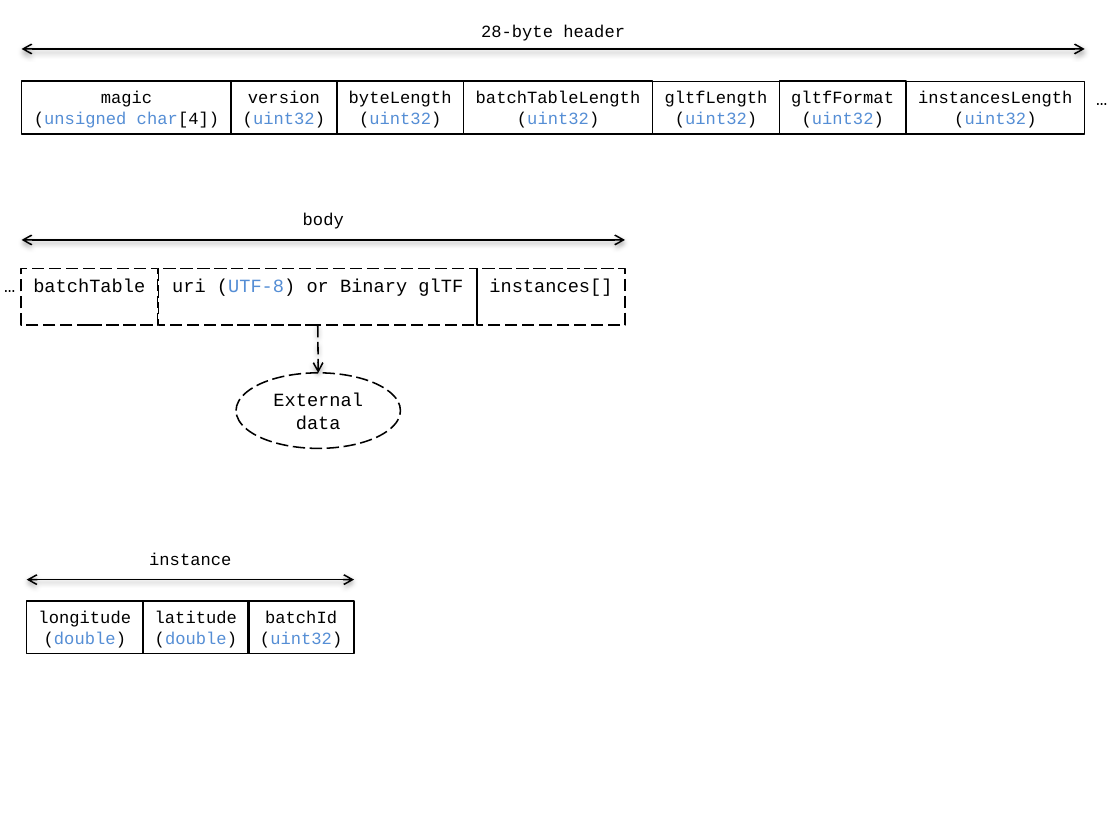
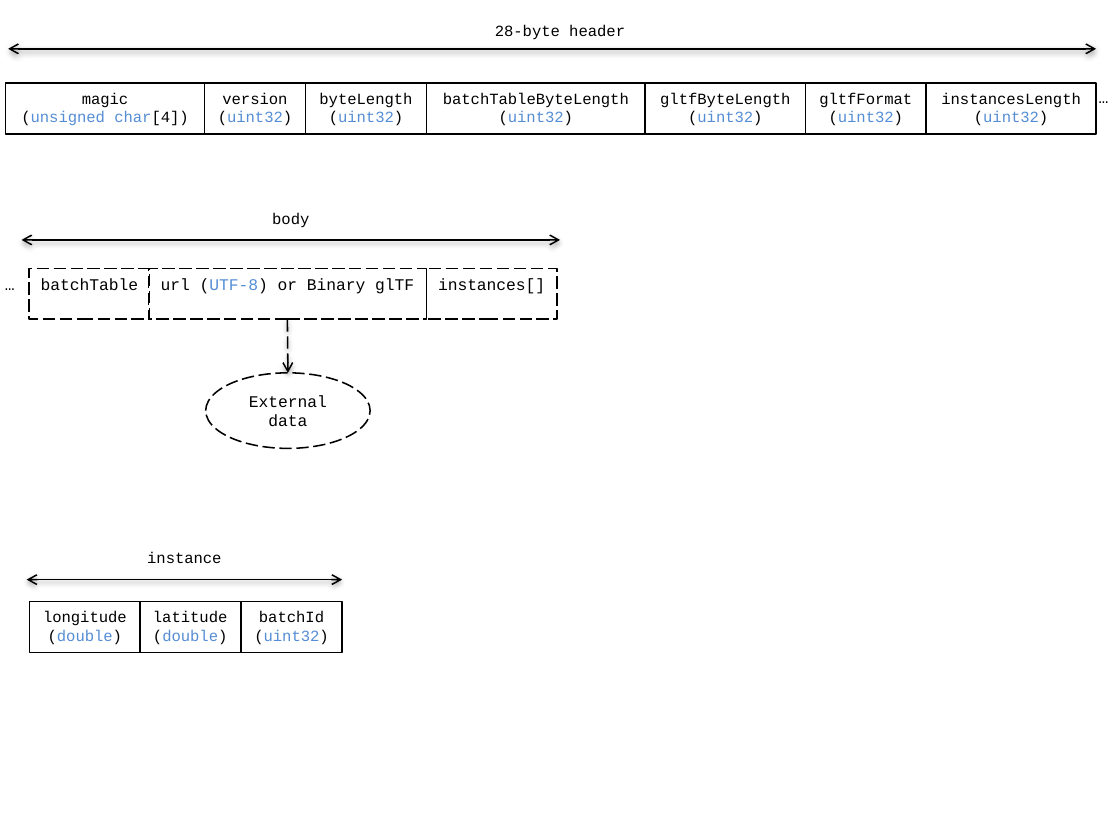
Before and after one commit to CesiumGS/3d-tiles, a slide deck: slide 1 of TileFormats/Instanced3DModel/figures/Figures.pptx. Drawn at 1120x840 pixels with LibreOffice and Linux fonts; fonts in the diff are those of the drawing. Boxes give left, top, right and bottom in pixels: in the first picture for what was removed or moved away, otherwise in the second. Text is boxed around its words. In the diff, an @@ line names an element or a change of style, - is before the commit and + after.

Commit message:
i3dm renames: url, gltfByteLength, gltfFormat, batchTableByteLength

```diff
--- a/TileFormats/Instanced3DModel/figures/Figures.pptx
+++ b/TileFormats/Instanced3DModel/figures/Figures.pptx
@@ text "28-byte header" moved from (x1=481, y1=24, x2=625, y2=41) to (x1=495, y1=24, x2=625, y2=40) @@
@@ double arrow moved from (21, 49) - (1085, 49) to (8, 49) - (1096, 49) @@
@@ rectangle "magic" resized from (x1=21, y1=81, x2=231, y2=133) to (x1=6, y1=83, x2=205, y2=133) @@
@@ rectangle "version" resized from (x1=231, y1=81, x2=337, y2=133) to (x1=205, y1=83, x2=306, y2=133) @@
@@ rectangle "byteLength" resized from (x1=337, y1=81, x2=464, y2=133) to (x1=306, y1=83, x2=427, y2=133) @@
@@ rectangle "batchTableByteLength" resized from (x1=464, y1=81, x2=653, y2=133) to (x1=427, y1=83, x2=646, y2=133) @@
@@ rectangle "gltfByteLength" resized from (x1=653, y1=82, x2=780, y2=134) to (x1=645, y1=83, x2=805, y2=133) @@
@@ rectangle "gltfFormat" resized from (x1=780, y1=82, x2=906, y2=134) to (x1=805, y1=83, x2=926, y2=133) @@
@@ rectangle "instancesLength" resized from (x1=906, y1=82, x2=1085, y2=134) to (x1=926, y1=83, x2=1096, y2=133) @@
@@ size 12 to 10.5 pt in 5 elements at (x1=206, y1=373, x2=371, y2=448), (x1=29, y1=269, x2=150, y2=319), (x1=427, y1=269, x2=558, y2=319), (x1=0, y1=269, x2=26, y2=321), (x1=1088, y1=82, x2=1120, y2=134) @@
@@ text in rectangle at (x1=443, y1=92, x2=629, y2=108): text changed; size 11 to 10 pt @@
-batchTableLength
+batchTableByteLength
@@ text in rectangle at (x1=499, y1=111, x2=573, y2=126): size 11 to 10 pt in "(uint32)" @@
@@ text in rectangle at (x1=660, y1=92, x2=790, y2=108): text changed; size 11 to 10 pt @@
-gltfLength
+gltfByteLength
@@ text in rectangle at (x1=688, y1=111, x2=762, y2=126): size 11 to 10 pt in "(uint32)" @@
@@ size 11 to 10 pt in 11 elements at (x1=29, y1=601, x2=140, y2=652), (x1=140, y1=601, x2=241, y2=652), (x1=495, y1=24, x2=625, y2=40), (x1=147, y1=552, x2=221, y2=563), (x1=241, y1=601, x2=342, y2=652), (x1=926, y1=83, x2=1096, y2=133), (x1=805, y1=83, x2=926, y2=133), (x1=6, y1=83, x2=205, y2=133), (x1=205, y1=83, x2=306, y2=133), (x1=306, y1=83, x2=427, y2=133), (x1=272, y1=212, x2=309, y2=228) @@
@@ text "body" moved from (x1=303, y1=212, x2=344, y2=229) to (x1=272, y1=212, x2=309, y2=228) @@
@@ double arrow moved from (21, 240) - (625, 240) to (21, 240) - (560, 240) @@
@@ rectangle "batchTable" resized from (x1=21, y1=269, x2=158, y2=325) to (x1=29, y1=269, x2=150, y2=319) @@
@@ rectangle "url (UTF-8) or Binary glTF" resized from (x1=158, y1=269, x2=477, y2=325) to (x1=149, y1=269, x2=427, y2=319) @@
@@ rectangle "instances[]" resized from (x1=477, y1=269, x2=625, y2=325) to (x1=427, y1=269, x2=558, y2=319) @@
@@ text in rectangle at (x1=161, y1=278, x2=414, y2=294): text changed; size 12 to 10.5 pt @@
-uri (UTF-8) or Binary glTF
+url (UTF-8) or Binary glTF
@@ arrow moved from (318, 325) - (318, 373) to (288, 319) - (288, 373) @@
@@ ellipse "External data" moved from (x1=236, y1=373, x2=401, y2=448) to (x1=206, y1=373, x2=371, y2=448) @@
@@ double arrow moved from (27, 580) - (354, 580) to (27, 580) - (342, 580) @@
@@ rectangle "latitude" resized from (x1=143, y1=600, x2=250, y2=653) to (x1=140, y1=601, x2=241, y2=652) @@
@@ rectangle "batchId" resized from (x1=249, y1=600, x2=355, y2=653) to (x1=241, y1=601, x2=342, y2=652) @@
```
Also in this commit, not shown: 2 other files.
